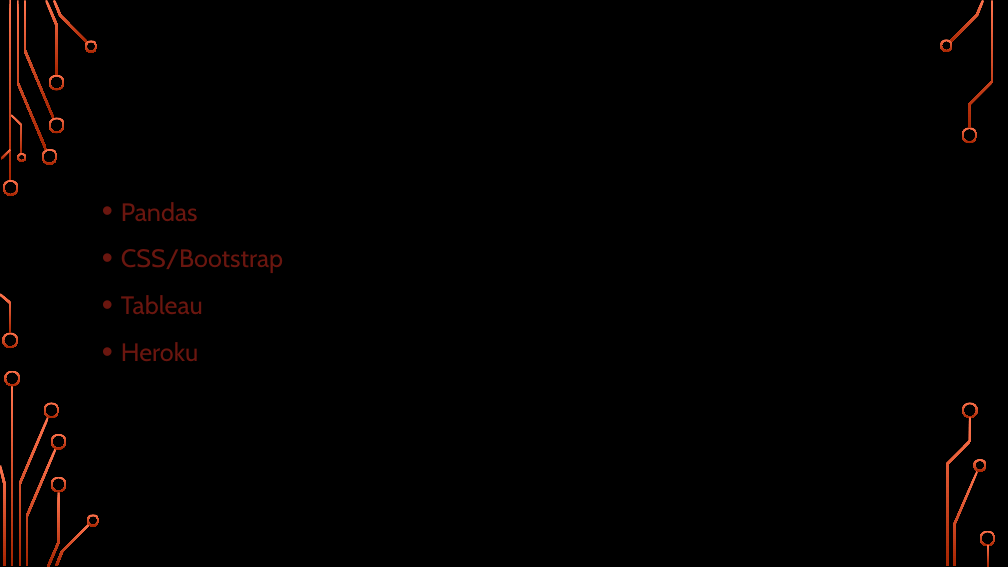
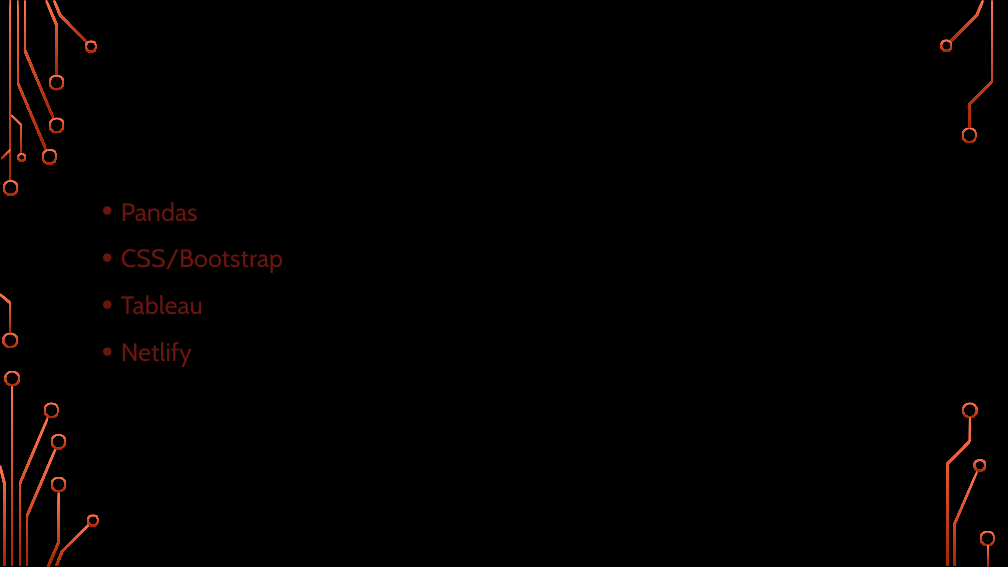
Before and after one commit to Joelcox518/butler-project3-groupb, a slide deck: slide 3 of Presentation.pptx. Drawn at 1008x567 pixels with LibreOffice and Linux fonts; fonts in the diff are those of the drawing; background and template pictures are left out. Boxes give left, top, right and bottom in pixels: in the first picture for what was removed or moved away, otherwise in the second. Text is boxed around its words. In the diff, an @@ line names an element or a change of style, - is before the commit and + after.

```diff
--- a/Presentation.pptx
+++ b/Presentation.pptx
@@ text at (121,342,192,367): text changed @@
-• Heroku
+• Netlify
```
Also in this commit, not shown: 5 other slides changed, 1 other file.
